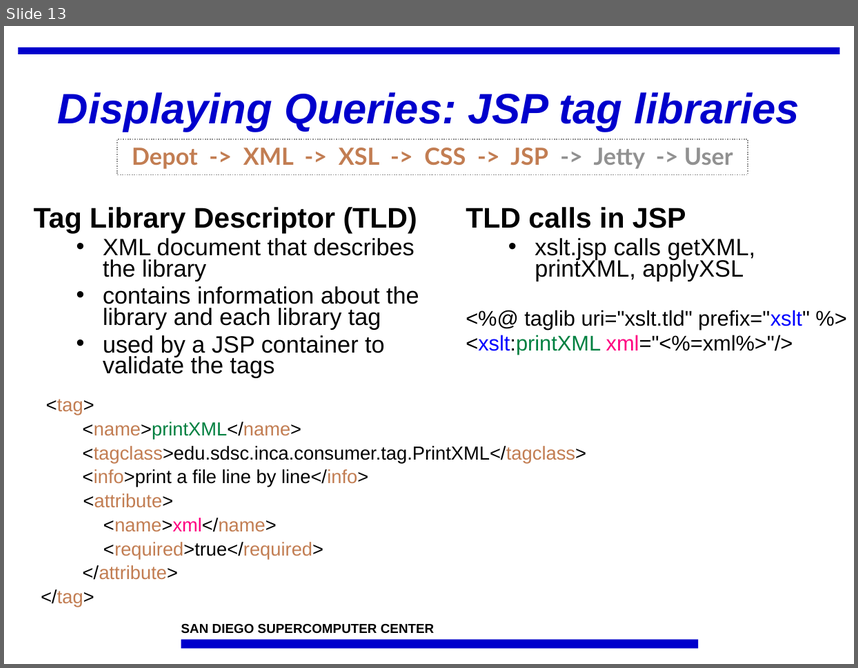
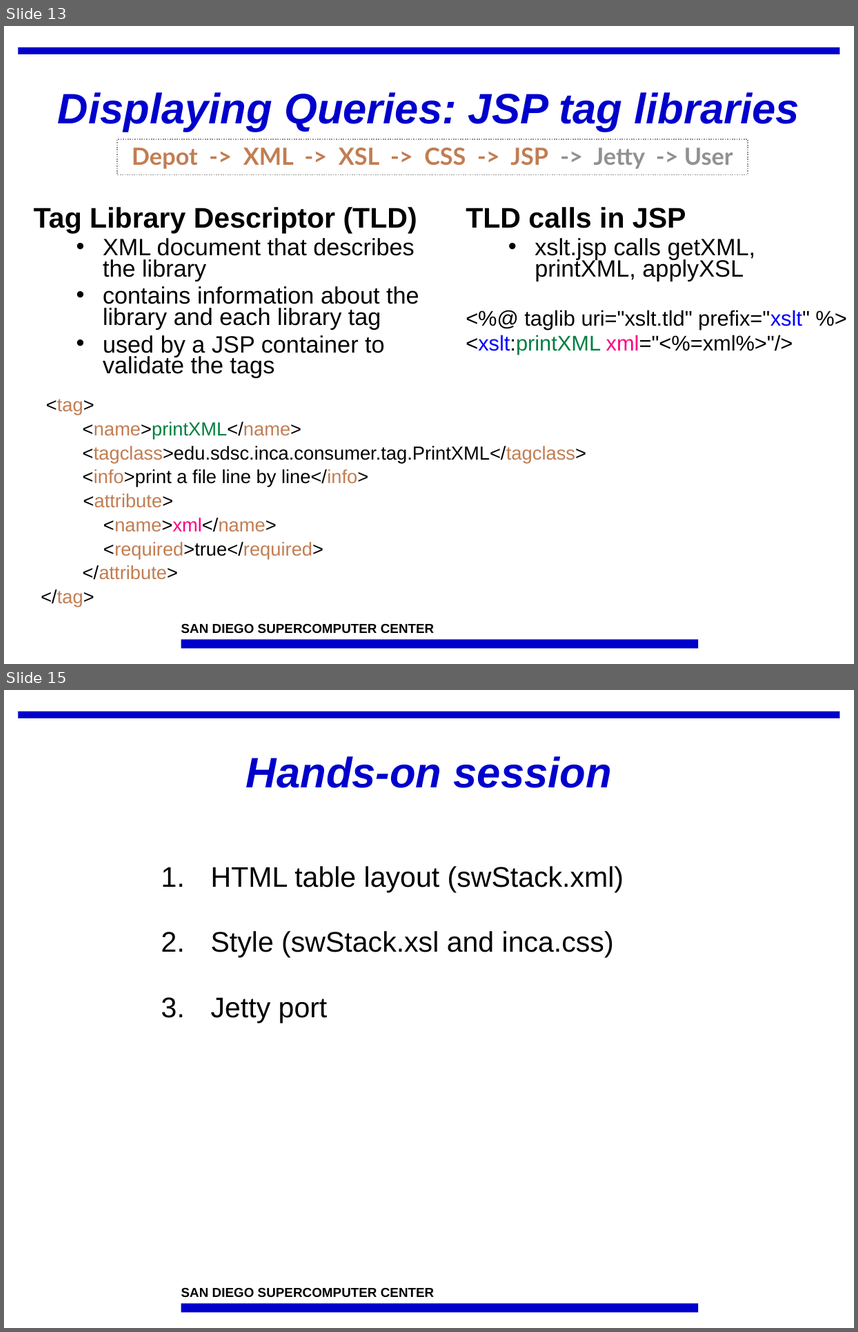
Before and after one commit to IncaProject/inca-xsede, a slide deck: talks/feb-06-workshop/dataConsumers.ppt. Shown one above the other, each under a label of ours: slide 13 before the commit, slides 13 and 15 after it; the slides between them are not shown. The pictures are 858x668 and 858x1332 pixels, drawn with LibreOffice and Linux fonts; fonts in the diff are those of the drawing; background and template pictures are left out. Boxes give left, top, right and bottom in pixels: in the first picture for what was removed or moved away, otherwise in the second. Text is boxed around its words. In the diff, an @@ line names an element or a change of style, - is before the commit and + after.

```diff
--- a/talks/feb-06-workshop/dataConsumers.ppt
+++ b/talks/feb-06-workshop/dataConsumers.ppt
@@ slide 15 added at (4,690,854,1328), background #FFFFFF; not listed: 3 template elements that a slide beside it also shows @@
@@ title added at (246,756,612,788), 36 pt, text #0000CC, bold, italic @@
+Hands-on session
@@ text added at (211,866,624,1023), 24 pt, text #000000 @@
+1. HTML table layout (swStack.xml)
+2. Style (swStack.xsl and inca.css)
+3. Jetty port
```
Also in this commit, not shown: 2 slides changed.
